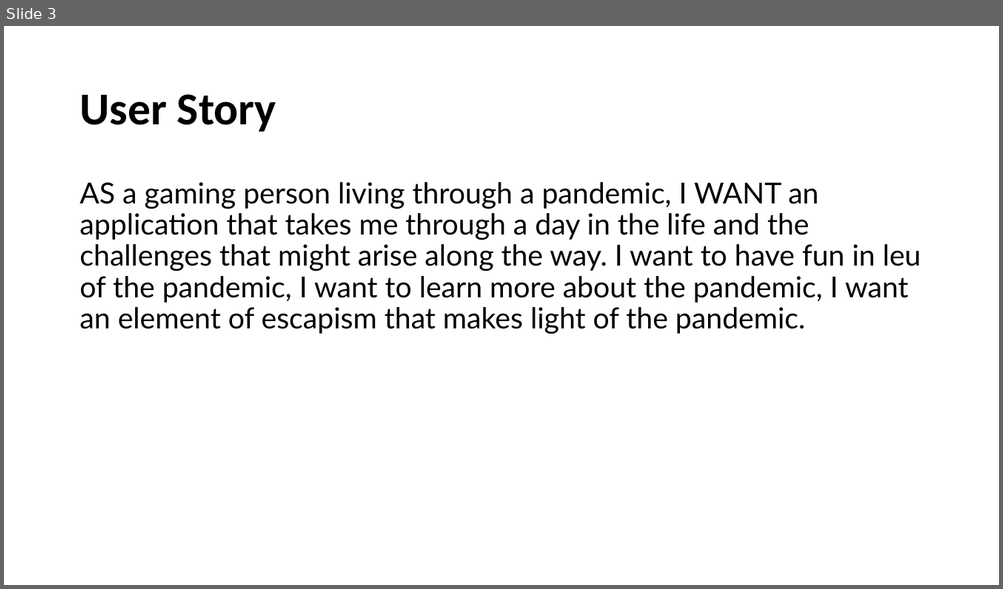
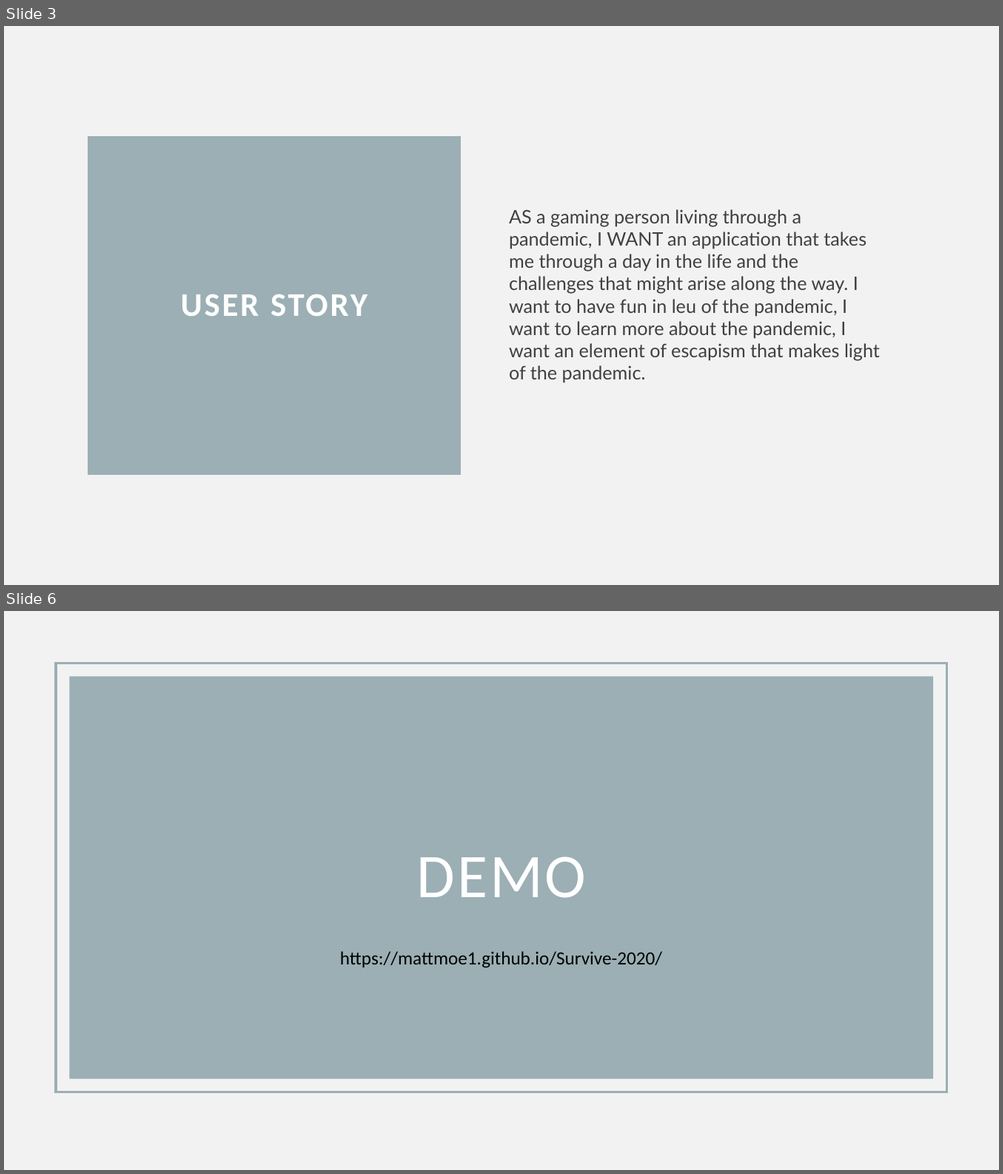
Before and after one commit to Mattmoe1/Survive-2020, a slide deck: story/project1_presentation.pptx. Shown one above the other, each under a label of ours: slide 3 before the commit, slides 3 and 6 after it; the slides between them are not shown. The pictures are 1003x589 and 1003x1174 pixels, drawn with LibreOffice and Linux fonts; fonts in the diff are those of the drawing. Boxes give left, top, right and bottom in pixels: in the first picture for what was removed or moved away, otherwise in the second. Text is boxed around its words. In the diff, an @@ line names an element or a change of style, - is before the commit and + after.

```diff
--- a/story/project1_presentation.pptx
+++ b/story/project1_presentation.pptx
@@ slide 6 added at [4, 611, 999, 1170], background #F2F2F2 @@
@@ rectangle added at [57, 664, 947, 1093], outline #9BAFB5 2.5 pt @@
@@ rectangle added at [70, 677, 933, 1079], fill #9BAFB5 @@
@@ title added at [417, 857, 586, 898], 60 pt, text #FFFFFF @@
+DEMO
@@ text added at [340, 951, 662, 968], 18 pt, text #000000 @@
+https://mattmoe1.github.io/Survive-2020/
@@ slide 3 changed as well @@
@@ background #FFFFFF to #F2F2F2 @@
@@ title "USER STORY": place and size @@
-title "USER STORY" at [79, 94, 276, 132]
+title "USER STORY" at [96, 144, 453, 468]
@@ title "USER STORY" at [96, 144, 453, 468]: fill none to #9BAFB5; outline none to #9BAFB5 15 pt @@
@@ text "AS a gaming person living ...": place and size @@
-text "AS a gaming person living ..." at [79, 182, 921, 334]
+text "AS a gaming person living ..." at [509, 210, 879, 383]
@@ text "AS a gaming person living ..." at [509, 210, 879, 383]: size 28 to 18 pt, text colour #000000 to #404040; line spacing 0.9 to 1; vertical alignment top to middle @@
@@ title at [181, 295, 367, 316]: text changed; size 44 to 32 pt; text colour #000000 to #FFFFFF @@
-User Story
+USER STORY
```
Also in this commit, not shown: 6 other slides changed, 1 other file.
